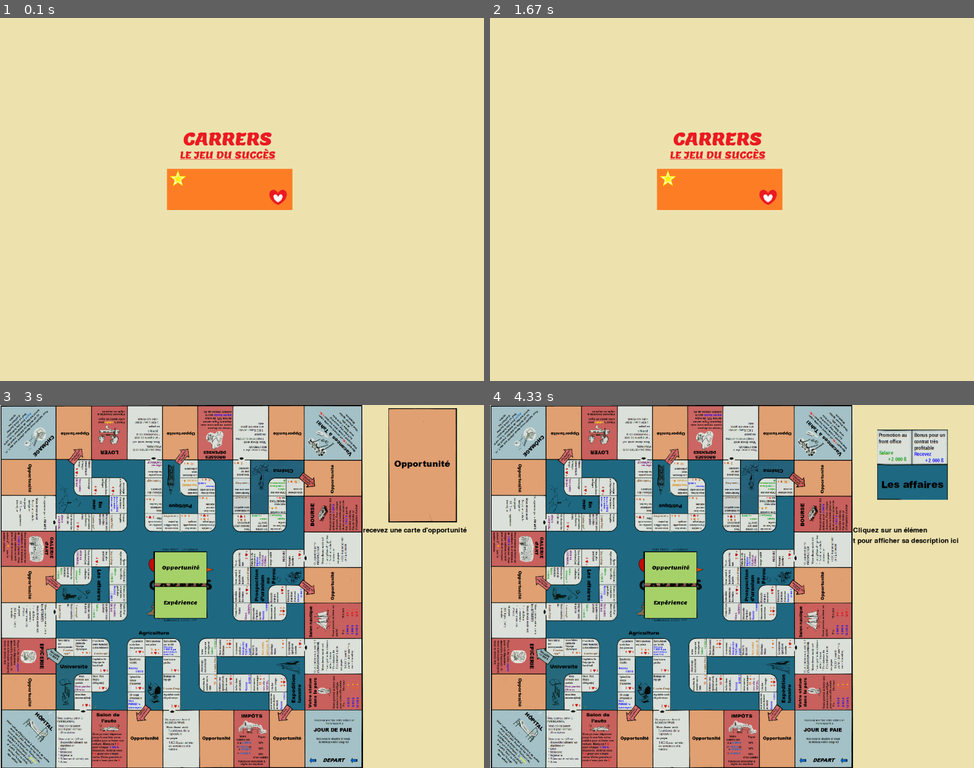
Above: before the commit, frames 1-4 (two rows, left to right).
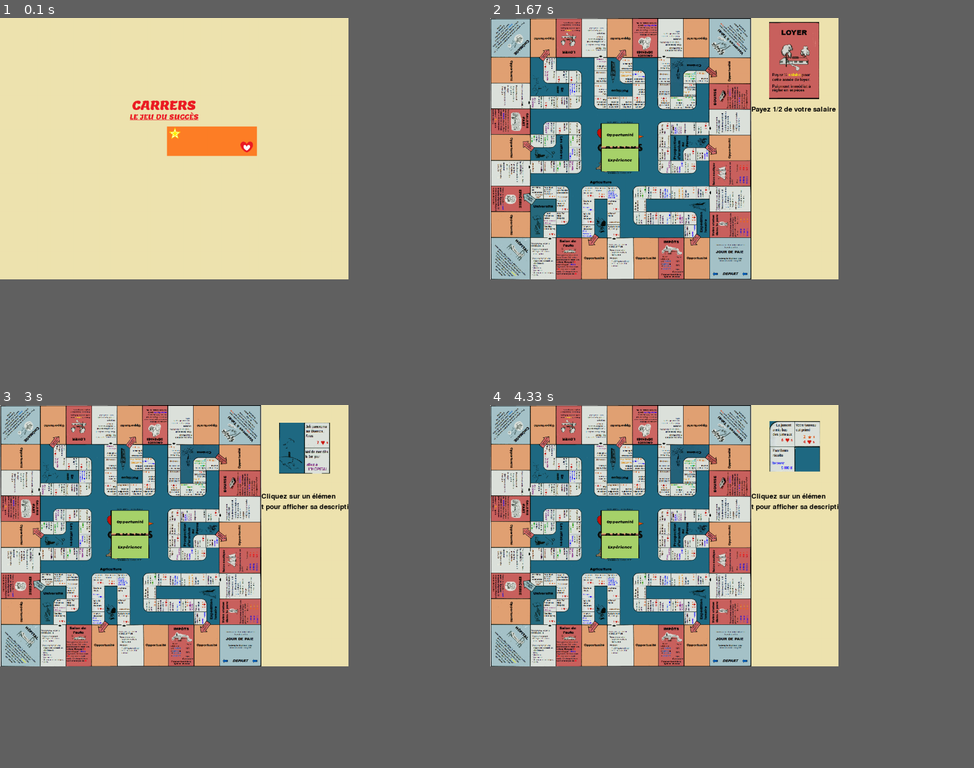
Above: after the commit, the same moments.

Repository: ashesilver/online-games
Game: pygame game, started from Carrers/Client.py
The game is run twice, just before and just after one commit, with the same random seed, the same clock (stepped at 60 frames per second) and the same inputs.
Inputs (mouse positions are in pixels of both pictures, inside the frame that each line leads up to):
- Up to frame 1 (0.1 s): no input
- Up to frame 2 (1.67 s): click (664, 148) at 0.38 s; click (581, 148) at 0.72 s; click (717, 57) at 1.05 s; click (572, 50) at 1.38 s
- Up to frame 3 (3 s): click (48, 528) at 1.72 s; click (174, 568) at 2.05 s; click (125, 481) at 2.38 s; click (43, 477) at 2.72 s
- Up to frame 4 (4.33 s): click (552, 561) at 3.05 s; click (736, 488) at 3.38 s; click (557, 448) at 3.72 s; click (581, 582) at 4.05 s
The window is 900x675 before the commit and 648x486 after it. Grey fills any space a smaller window leaves; there, only what the larger window draws over its background counts as a difference.

The runs differ from the first frame. In frame 1, 5.2% of the frame differs, in the area x 26-61%, y 22-53%; in frame 2, 42%; in frame 3, 73%, in the area x 0-97%, y 0-100%; in frame 4, 72%.

Commit message:
added screen-relative window

Diff:
--- a/Carrers/Client.py
+++ b/Carrers/Client.py
@@ -1,6 +1,12 @@
 import Libs.socketdatamanager as socketdatamanager, Libs.kernelPygame as kernelPygame, Libs.boardGames as boardGames
 
-window = kernelPygame.Graphics((1200,900))
+
+#original resolution : (1200,900)
+window = kernelPygame.Graphics(resRatio =4/3)
+#relative window (nice, userfriendly)
+screen_ratio = window.screen_l/1200
+
+
 
 def game_gen(players):
 	board,decks,die = None,[],[]
@@ -10,15 +16,15 @@
 		for y in data.cards[x]["cards"] :
 			tmp = boardGames.Card(*y)
 			tmp.button_back = kernelPygame.Button(
-				[382,363 if x == "opt" else 449],
-				[131,80],
+				[int(382*screen_ratio),int(363*screen_ratio) if x == "opt" else int(449*screen_ratio)],
+				[int(131*screen_ratio),int(80*screen_ratio)],
 				f"./sprites/Card.{x}.back.png",f"./sprites/Card.{x}.back.png",f"./sprites/Card.{x}.back.png")
 			ar.append(tmp)
 		decks.append( boardGames.Deck(array = ar, counts = [ (data.cards[x]["count"][i] if len(players)<5 else data.cards[x]["count"][i]+data.cards[x]["supp"][i]) for i in range(len(data.cards[x]["count"])) ] ))
 
 
 	board = boardGames.Board()
-	board.clickableGrid = kernelPygame.Button([0,0],[900,900],"./sprites/Board.bck.jpg","./sprites/Board.bck.jpg","./sprites/Board.bck.jpg")
+	board.clickableGrid = kernelPygame.Button([0,0],[int(900*screen_ratio),int(900*screen_ratio)],"./sprites/Board.bck.jpg","./sprites/Board.bck.jpg","./sprites/Board.bck.jpg")
 	#board.image = {"image" : window.load_image("./sprites/Board.bck.jpg",[900,900]), "position" : [0,0]}
 
 	return board,decks,die
@@ -31,15 +37,15 @@
 menu = True
 window.bckg = "./sprites/bck_menu.png"
 menu_bttn_gameLaunch = kernelPygame.Button(
-											[414,374],
-											[311,102],
+											[int(575*screen_ratio),int(374*screen_ratio)],
+											[int(311*screen_ratio),int(102*screen_ratio)],
 											"./sprites/Jouer.menu.idle.png","./sprites/Jouer.menu.click.png","./sprites/Jouer.menu.hover.png")
 
-ZOOM = {"pos" : [900,0],"size" : [300,300]}
+ZOOM = {"pos" : [int(900*screen_ratio),0],"size" : [int(300*screen_ratio),int(300*screen_ratio)]}
 zoomTargetText = kernelPygame.Textzone(26,[ZOOM["pos"][0],ZOOM["pos"][1]+ZOOM["size"][1]],maxlength=34,text = "Cliquez sur un élément pour afficher sa description ici",lines=5)
 zoomTargetText.loadKeysAttributes()
 zoomTargetText.text = "Cliquez sur un élément pour afficher sa description ici"
-zoomTarget = {**ZOOM,"imageAdress":"./sprites/whitespace.bmp","size":[300,300],"position":[900,0],"image" : None}
+zoomTarget = {**ZOOM,"imageAdress":"./sprites/whitespace.bmp","size":[int(300*screen_ratio),int(300*screen_ratio)],"position":[int(900*screen_ratio),0],"image" : None}
 """ POUR LE MAIN SERVER"""
 for x in decks :
 	x.chooseTopcard()
@@ -60,18 +66,18 @@
 			#print(board.clickableGrid.mp)
 			zoomImage = None
 			zoomTargetText.text = "Cliquez sur un élément pour afficher sa description ici"
-			if board.clickableGrid.mp[0] < 134 :
+			if board.clickableGrid.mp[0] < 134*screen_ratio :
 
-				if board.clickableGrid.mp[1] < 134 :
+				if board.clickableGrid.mp[1] < 134*screen_ratio :
 
-					zoomImage = window.load_image("./sprites/board.A1.png",[300,300])
+					zoomImage = window.load_image("./sprites/board.A1.png",[int(300*screen_ratio),int(300*screen_ratio)])
 					zoomTargetText.text = "faites 7, 11 ou un double aux dés OU payez 1/2 de votre argent liquide pour sortir."
 
-				elif board.clickableGrid.mp[1] > 134 and board.clickableGrid.mp[1] < 757 :
+				elif board.clickableGrid.mp[1] > 134*screen_ratio and board.clickableGrid.mp[1] < 757*screen_ratio :
 					array = ["opt","A3","A4","opt","A6","A7","opt"]
 					arrayTxt = [ "recevez une carte d'opportunité",
 							"Vous pouvez partir en mer. Prix d'admission : 100ß",
-							"Vous pouvez acheter un maximum de 2 tableaux pour 3000ß chacun. Marquez autant d'étoiles que le nombre des dés et de tableaux",
+							"Vous pouvez acheter un maximum de 2 tableaux pour int(300*screen_ratio)0ß chacun. Marquez autant d'étoiles que le nombre des dés et de tableaux",
 							"recevez une carte d'opportunité",
 							"Vous pouvez faire des affaires. Prix d'admission : 500ß",
 							"Payez le 1/4 de votre argent liquide",
@@ -79,21 +85,21 @@
 					]
 
 					for i in range(7):
-						if 134 + i*89 < board.clickableGrid.mp[1] and 134 + (i+1)*89 > board.clickableGrid.mp[1] :
-							zoomImage = window.load_image(f"./sprites/board.{array[i]}.png",[300,300])
+						if 134*screen_ratio + i*89*screen_ratio < board.clickableGrid.mp[1] and 134*screen_ratio + (i+1)*89*screen_ratio > board.clickableGrid.mp[1] :
+							zoomImage = window.load_image(f"./sprites/board.{array[i]}.png",[int(300*screen_ratio),int(300*screen_ratio)])
 							zoomTargetText.text = arrayTxt[i]
 
 				else :
-					zoomImage = window.load_image("./sprites/board.A9.png",[300,300])
+					zoomImage = window.load_image("./sprites/board.A9.png",[int(300*screen_ratio),int(300*screen_ratio)])
 					zoomTargetText.text = "faites 5 ou moins aux dés OU payez 1/2 salaire pour sortir."
 
-			elif board.clickableGrid.mp[0] > 134 and board.clickableGrid.mp[0] < 757:
-				if board.clickableGrid.mp[1] < 134 :
+			elif board.clickableGrid.mp[0] > 134*screen_ratio and board.clickableGrid.mp[0] < 757*screen_ratio :
+				if board.clickableGrid.mp[1] < 134*screen_ratio :
 
 					array = ["opt","C1","D1","opt","F1","G1","opt"]
 					arrayTxt = [ "recevez une carte d'opportunité",
 							"Payez 1/2 de votre salaire",
-							"Vous pouvez faire de la politique. Prix d'admission : 3000ß",
+							"Vous pouvez faire de la politique. Prix d'admission : int(300*screen_ratio)0ß",
 							"recevez une carte d'opportunité",
 							"Payez 10% de votre argent liquide mulitiplié par le nombre du dé",
 							"Vous pouvez faire du cinéma. Prix d'admission : 1000ß",
@@ -101,19 +107,19 @@
 					]
 
 					for i in range(7):
-						if 134 + i*89 < board.clickableGrid.mp[0] and 134 + (i+1)*89 > board.clickableGrid.mp[0] :
-							zoomImage = window.load_image(f"./sprites/board.{array[i]}.png",[300,300])
+						if 134*screen_ratio + i*89*screen_ratio < board.clickableGrid.mp[0] and 134*screen_ratio + (i+1)*89*screen_ratio > board.clickableGrid.mp[0] :
+							zoomImage = window.load_image(f"./sprites/board.{array[i]}.png",[int(300*screen_ratio),int(300*screen_ratio)])
 							zoomTargetText.text = arrayTxt[i]
 
-				elif board.clickableGrid.mp[1] > 134 and board.clickableGrid.mp[1] < 757 :
+				elif board.clickableGrid.mp[1] > 134*screen_ratio and board.clickableGrid.mp[1] < 757*screen_ratio :
 					#carré interieur
 					array= [ [l+c for l in "BCDEFGH"] for c in "2345678" ]
 					counterarray = [ l+c for l in "DEF" for c in "456"]
 
 					for i in range(7):
 						for y in range(7):
-							if not(array[i][y] in counterarray) and (134 + y*89 < board.clickableGrid.mp[0] and 134 + (y+1)*89 > board.clickableGrid.mp[0] ) and ( 134 + i*89 < board.clickableGrid.mp[1] and 134 + (i+1)*89 > board.clickableGrid.mp[1] ):
-								zoomImage = window.load_image(f"./sprites/board.{array[i][y]}.png",[300,300])
+							if not(array[i][y] in counterarray) and (134*screen_ratio + y*89*screen_ratio < board.clickableGrid.mp[0] and 134*screen_ratio + (y+1)*89*screen_ratio > board.clickableGrid.mp[0] ) and ( 134*screen_ratio + i*89*screen_ratio < board.clickableGrid.mp[1] and 134*screen_ratio + (i+1)*89*screen_ratio > board.clickableGrid.mp[1] ):
+								zoomImage = window.load_image(f"./sprites/board.{array[i][y]}.png",[int(300*screen_ratio),int(300*screen_ratio)])
 
 
 				else :
@@ -129,20 +135,20 @@
 					]
 
 					for i in range(7):
-						if 134 + i*89 < board.clickableGrid.mp[0] and 134 + (i+1)*89 > board.clickableGrid.mp[0] :
-							zoomImage = window.load_image(f"./sprites/board.{array[i]}.png",[300,300])
+						if 134*screen_ratio + i*89*screen_ratio < board.clickableGrid.mp[0] and 134*screen_ratio + (i+1)*89*screen_ratio > board.clickableGrid.mp[0] :
+							zoomImage = window.load_image(f"./sprites/board.{array[i]}.png",[int(300*screen_ratio),int(300*screen_ratio)])
 							zoomTargetText.text = arrayTxt[i]
 
 			else :
-				if board.clickableGrid.mp[1] < 134 :
+				if board.clickableGrid.mp[1] < 134*screen_ratio :
 					#topright corner
-					zoomImage = window.load_image("./sprites/board.I1.png",[300,300])
+					zoomImage = window.load_image("./sprites/board.I1.png",[int(300*screen_ratio),int(300*screen_ratio)])
 					zoomTargetText.text = "recevez 4 coeurs on arrivant sur cette case. vous marquez 2 coeurs supp par tours en y restant (7 ou moins aux dés)"
-				elif board.clickableGrid.mp[1] > 134 and board.clickableGrid.mp[1] < 757:
+				elif board.clickableGrid.mp[1] > 134*screen_ratio and board.clickableGrid.mp[1] < 757*screen_ratio:
 					#sideright line
 					array = ["opt","I3","I4","opt","I6","I7","I8"]
 					arrayTxt = [ "recevez une carte d'opportunité",
-							"Vous pouvez acheter des actions pour 3000ß chacune. ",
+							"Vous pouvez acheter des actions pour int(300*screen_ratio)0ß chacune. ",
 							"Vous pouvez participer à la prospection d'uranium. Prix d'admission : 4000ß",
 							"recevez une carte d'opportunité",
 							"Vous pouvez acheter des coeurs",
@@ -151,13 +157,13 @@
 					]
 
 					for i in range(7):
-						if 134 + i*89 < board.clickableGrid.mp[1] and 134 + (i+1)*89 > board.clickableGrid.mp[1] :
-							zoomImage = window.load_image(f"./sprites/board.{array[i]}.png",[300,300])
+						if 134*screen_ratio + i*89*screen_ratio < board.clickableGrid.mp[1] and 134*screen_ratio + (i+1)*89*screen_ratio > board.clickableGrid.mp[1] :
+							zoomImage = window.load_image(f"./sprites/board.{array[i]}.png",[int(300*screen_ratio),int(300*screen_ratio)])
 							zoomTargetText.text = arrayTxt[i]
 
 				else :
 					#bottomright corner
-					zoomImage = window.load_image("./sprites/board.I9.png",[300,300])
+					zoomImage = window.load_image("./sprites/board.I9.png",[int(300*screen_ratio),int(300*screen_ratio)])
 					zoomTargetText.text = "Touchez votre salaire en passant sur cette case. Doublez si vous vous arretez dessus."
 
 
--- a/Carrers/Libs/kernelPygame.py
+++ b/Carrers/Libs/kernelPygame.py
@@ -41,13 +41,19 @@
 	screen_h = int(pygame.display.Info().current_h*90/100)
 	clock = pygame.time.Clock()
 
-	def __init__(self,size=(None,None)):
+	def __init__(self,size=(None,None),resRatio=16/9):
 
 		#print(sys.argv)
 
 		if size!=(None,None):
 			Graphics.screen_l,Graphics.screen_h = size[0],size[1]
 			options["resolution"] = list(size)
+		elif resRatio != 16/9 :
+			if Graphics.screen_l*resRatio >= Graphics.screen_h*resRatio :
+				Graphics.screen_l = int(Graphics.screen_h*resRatio)
+			else :
+				Graphics.screen_h = int(Graphics.screen_l*resRatio)
+			options["resolution"] = Graphics.screen_l,Graphics.screen_h
 
 		Graphics.screen = pygame.display.set_mode(options["resolution"])
 
